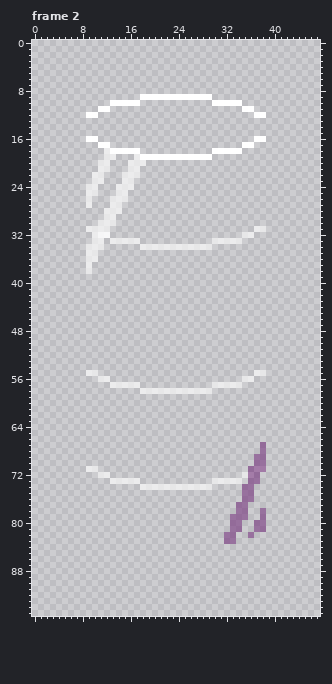
File history of a pixel-art file, assets/ui/aberration_meter.aseprite. Above: the version before the commit.
48x96 pixels, 4 frames. Shown: frame 2. The commit also changed other frames, which this record leaves out.
Now the later version:
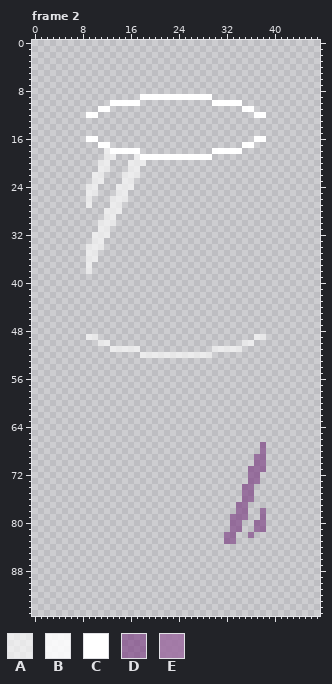
Palette (. is transparent): A #ffffffa0  B #ffffffdc  C #ffffff  D #793a80a0  E #9d6fa2dc
Diff:
Frame 2, layer "rings":
y 31: x 9..10 AA -> ..; x 37..38 AA -> ..
y 32: x 11..12 BB -> AA; x 35..36 AA -> ..
y 33: x 13..17 AAAAA -> .....; x 30..34 AAAAA -> .....
y 34: x 18..29 AAAAAAAAAAAA -> ............
y 49: x 9..10 .. -> AA; x 37..38 .. -> AA
y 50: x 11..12 .. -> AA; x 35..36 .. -> AA
y 51: x 13..17 ..... -> AAAAA; x 30..34 ..... -> AAAAA
y 52: x 18..29 ............ -> AAAAAAAAAAAA
y 55: x 9..10 AA -> ..; x 37..38 AA -> ..
y 56: x 11..12 AA -> ..; x 35..36 AA -> ..
y 57: x 13..17 AAAAA -> .....; x 30..34 AAAAA -> .....
y 58: x 18..29 AAAAAAAAAAAA -> ............
y 71: x 9..10 AA -> ..; x 37..38 EE -> DD
y 72: x 11..12 AA -> ..; x 35..36 AE -> .D
y 73: x 13..17 AAAAA -> .....; x 30..34 AAAAA -> .....
y 74: x 18..29 AAAAAAAAAAAA -> ............
